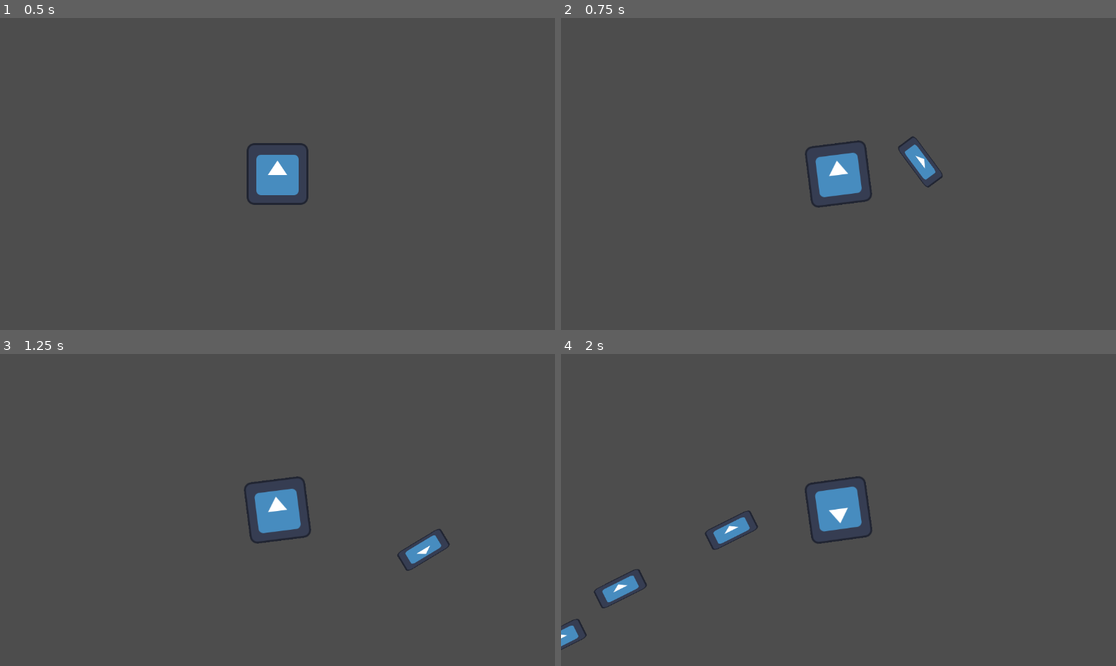
Above: before the commit, frames 1-4 (two rows, left to right).
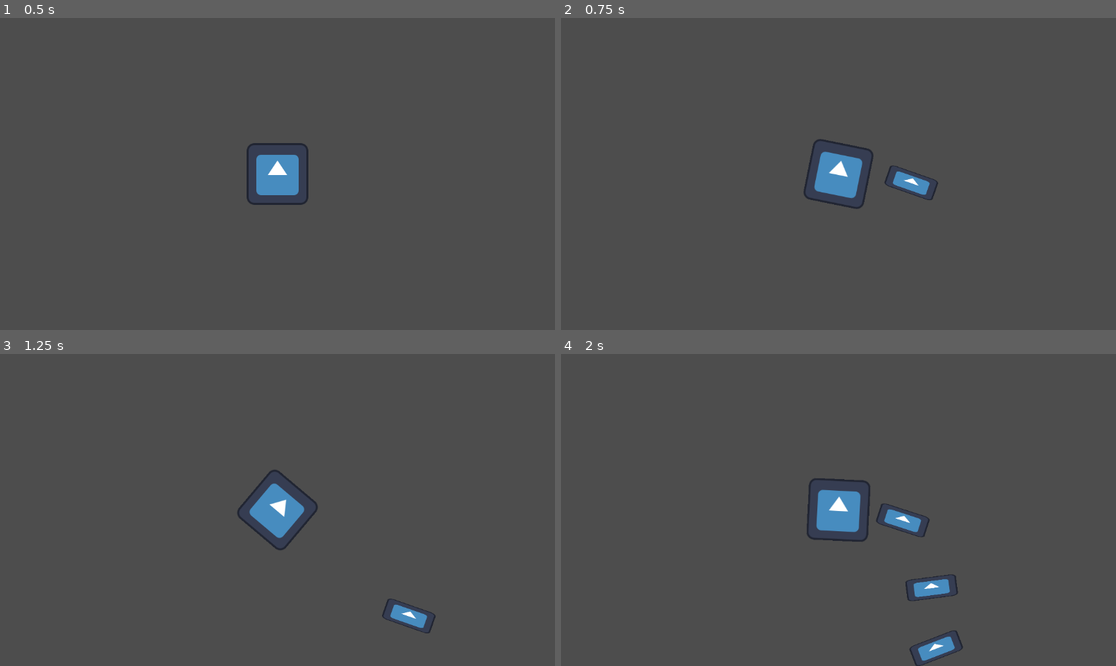
Above: after the commit, the same moments.

Repository: thomas-tahk/rogue-artillery
Game: Godot game, scene res://src/scenes/shooter.tscn
Two runs of this game, one before a commit and one after it. Both use one fixed random seed, a clock stepped at 60 frames per second and the inputs below. The engine's default icon, where the game draws it, is replaced by a stand-in: a white triangle on a blue panel in a dark square.
Inputs (mouse positions are in pixels of both pictures, inside the frame that each line leads up to):
- Up to frame 1 (0.5 s): no input
- Up to frame 2 (0.75 s): tap Enter (ui_accept) at 0.5 s; move the mouse to (960, 158) at 0.52 s; hold Right (ui_right) from 0.53 s (still down); hold Enter (ui_accept) from 0.53 s (still down)
- Up to frame 3 (1.25 s): keep holding Right (ui_right); keep holding Enter (ui_accept)
- Up to frame 4 (2 s): move the mouse to (727, 525) at 1.27 s; release Right (ui_right) at 1.28 s; release Enter (ui_accept) at 1.28 s; hold Left (ui_left) from 1.28 s (still down); tap Enter (ui_accept) at 1.35, 1.52, 1.82 s

Frame 1 is identical in both runs. In frame 2, 1.5% of the frame differs, in the area x 43-69%, y 37-62%; in frame 3, 1.7%; in frame 4, 2.9%, in the area x 0-73%, y 39-100%.

Commit message:
arcing bullets with variable angles and power/force

Diff:
--- a/bullets.gd
+++ b/bullets.gd
@@ -1,12 +1,11 @@
 extends RigidBody2D
 
-var launch_power = 800.0  # You can adjust this value
+#var launch_power = 800.0  # You can adjust this value
 
 func _ready():
 	# Enable gravity (1.0 = normal Earth gravity)
 	gravity_scale = 1.0
 
-func launch(direction: Vector2, power: float = launch_power):
+func launch(direction: Vector2, power: float):
 	# Apply impulse = instant force applied once
-	# direction should be normalized (length = 1)
 	apply_impulse(direction * power)
--- a/src/scenes/shooter.tscn
+++ b/src/scenes/shooter.tscn
@@ -20,3 +20,9 @@
 
 [node name="Node2D" type="Node2D" parent="CharacterBody2D"]
 position = Vector2(69, 0)
+
+[node name="UI" type="CanvasLayer" parent="."]
+
+[node name="PowerBar" type="ProgressBar" parent="UI"]
+offset_right = 4.0
+offset_bottom = 27.0
--- a/src/scripts/gun.gd
+++ b/src/scripts/gun.gd
@@ -1,19 +1,57 @@
 extends CharacterBody2D
 
+@onready var power_bar = $"../UI/PowerBar"
+
+func _ready():
+	# Set up power bar
+	power_bar.min_value = min_power
+	power_bar.max_value = max_power
+	power_bar.value = min_power
+	power_bar.visible = false  # Hide until charging
+
 var bullet_path=preload("res://src/scenes/bullets.tscn")
+var aim_angle = 0.0  # Angle in radians
+var power = 0.0
+var min_power = 200.0
+var max_power = 1200.0
+var charging = false
 
 func _physics_process(delta: float) -> void:
 	position = get_viewport().size / 2
-	look_at(get_global_mouse_position())
+	# Angle control with arrow keys
+	if Input.is_action_pressed("ui_left"):
+		aim_angle -= 1.0 * delta  # Adjust speed as needed
+	if Input.is_action_pressed("ui_right"):
+		aim_angle += 1.0 * delta
+
+	# Clamp angle (for semblance of realistic artillery limits)
+	aim_angle = clamp(aim_angle, -PI/2, PI/2)  # -90 to +90 degrees
+	# Update visual rotation
+	rotation = aim_angle
+
 	if Input.is_action_just_pressed("ui_accept"):
+		charging = true
+		power = min_power
+		print("Started charging")
+
+	# Power charging
+	if Input.is_action_pressed("ui_accept") and charging:
+		power = min(power + 800.0 * delta, max_power)
+		power_bar.value = power
+		power_bar.visible = true
+	if Input.is_action_just_released("ui_accept") and charging:
+		print("fired with %d" % power)
 		fire()
+		charging = false
+		power_bar.visible = false  # Hide after firing
+
 
 func fire():
 	var bullet = bullet_path.instantiate()
 	bullet.global_position = $Node2D.global_position
 
-	# Calculate direction to mouse
-	var direction = (get_global_mouse_position() - $Node2D.global_position).normalized()
+	# Calculate direction from angle
+	var direction = Vector2(cos(aim_angle), sin(aim_angle))
 
 	get_parent().add_child(bullet)
-	bullet.launch(direction)
+	bullet.launch(direction, power)
